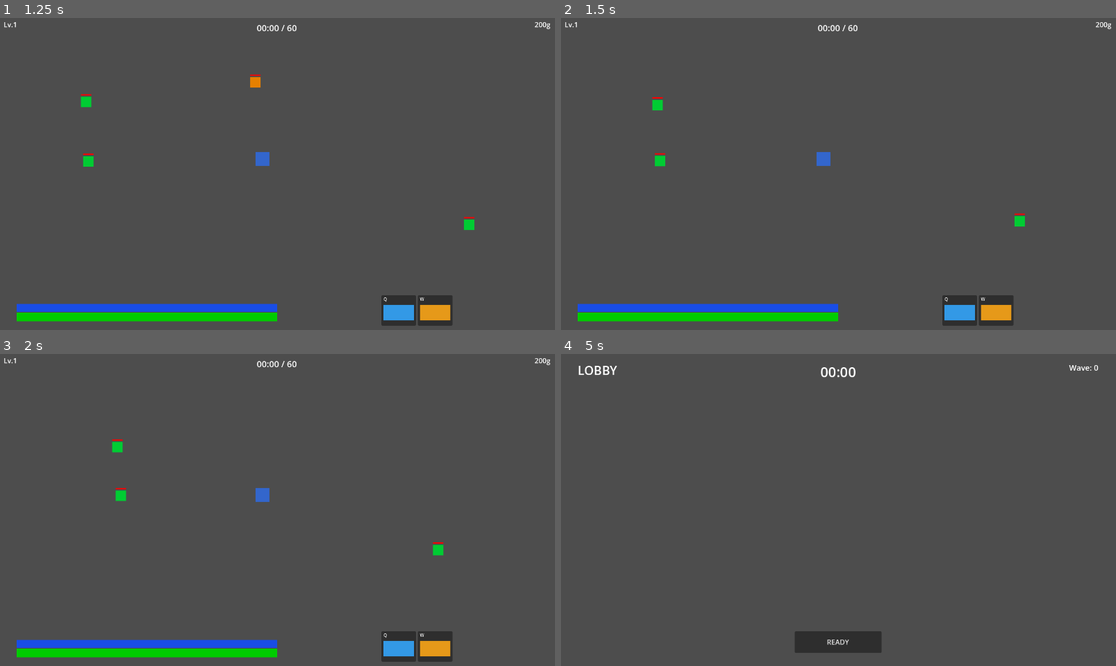
Above: before the commit, frames 1-4 (two rows, left to right).
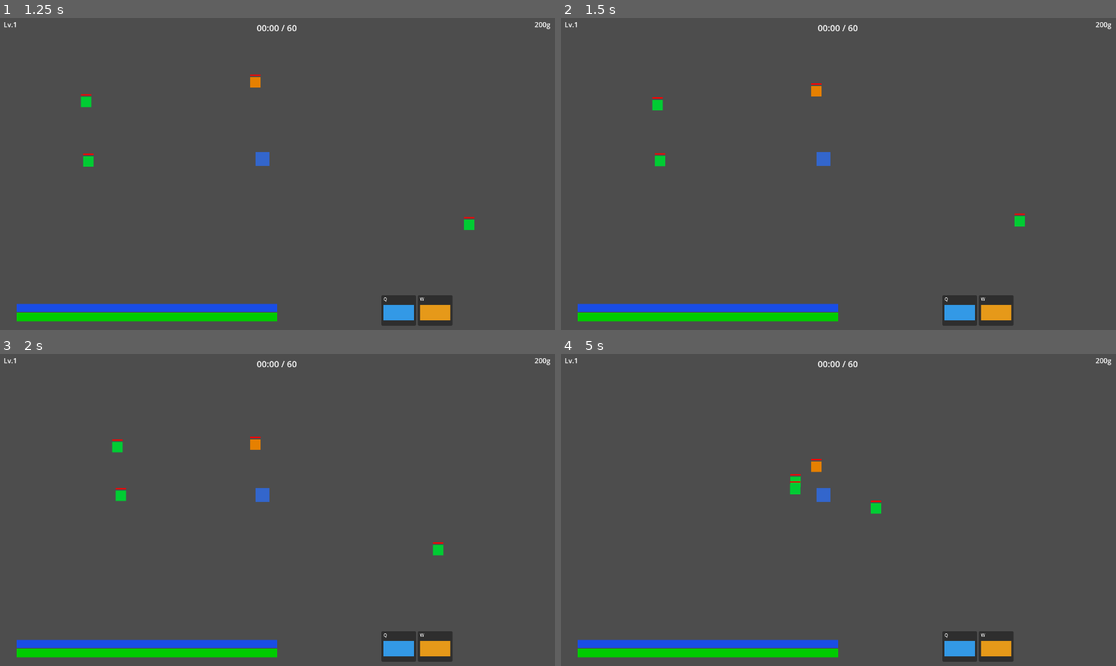
Above: after the commit, the same moments.

Repository: zhistokoepvpp-ctrl/hero-chaos
Game: Godot game, scene res://Scenes/Arena.tscn
Two runs of this game, one before a commit and one after it. Both use one fixed random seed, a clock stepped at 60 frames per second and the inputs below. This scene is started directly instead of the project's main scene.
Inputs (mouse positions are in pixels of both pictures, inside the frame that each line leads up to):
- Up to frame 1 (1.25 s): move the mouse to (399, 158) at 0.52 s; tap Q (ability_q) at 0.6 s; click (399, 158) at 0.67 s
- Up to frame 2 (1.5 s): drag from (727, 189) to (810, 236) at 1.27 s
- Up to frame 3 (2 s): no input
- Up to frame 4 (5 s): move the mouse to (894, 441) at 2.02 s; tap Q (ability_q) at 2.1, 3.6 s; click (894, 441) at 2.17 s; drag from (810, 572) to (672, 463) at 2.77 s; move the mouse to (1005, 556) at 3.52 s; click (1005, 556) at 3.67 s; drag from (672, 463) to (755, 432) at 4.27 s

Frame 1 is identical in both runs. In frame 2, less than 0.1% of the frame differs, in the area x 45-47%, y 20-26%; in frame 3, less than 0.1%; in frame 4, 5.3%, in the area x 0-100%, y 1-99%.
Error before the commit: Invalid access to property or key 'player_data' on a base object of type 'Nil'. (res://Scripts/UI/ArenaUI.gd:170)

Commit message:
fix: dota-style combat (pkm monster=attack), ready with 1 player, timer fix, crash guards, overtime scaling

Diff:
--- a/game/Scripts/Global/GameManager.gd
+++ b/game/Scripts/Global/GameManager.gd
@@ -62,8 +62,7 @@
 func on_player_ready(peer_id: int):
 	if peer_id not in _ready_players:
 		_ready_players.append(peer_id)
-	var count = get_active_player_count()
-	if _ready_players.size() >= count and count >= 2:
+	if _ready_players.size() >= get_active_player_count():
 		if phase == Constants.GamePhase.LOBBY:
 			start_wave_phase()
 
--- a/game/Scripts/UI/ArenaUI.gd
+++ b/game/Scripts/UI/ArenaUI.gd
@@ -21,6 +21,7 @@
 var _wave_manager: WaveManager = null
 var _move_target: Vector2 = Vector2.ZERO
 var _is_moving: bool = false
+var _attacking_target = null
 var _hero_speed: float = 300.0
 var _max_hp: float = 500.0
 var _current_hp: float = 500.0
@@ -29,7 +30,9 @@
 var _atk_cooldown: float = 0.0
 var _atk_range: float = 150.0
 var _atk_damage: int = 30
-var _monsters_in_range: Array = []
+var _poison_timer: float = 0.0
+var _poison_active: bool = false
+var _ending: bool = false
 
 func _ready():
 	GameManager.phase_changed.connect(_on_phase_changed)
@@ -69,12 +72,7 @@
 	_wave_manager.hero_data = GameManager.players.get(GameManager.local_player_id)
 	_wave_manager.monster_spawned.connect(_on_monster_spawned)
 	add_child(_wave_manager)
-
 	_wave_manager.spawn_wave(GameManager.current_wave)
-
-var _poison_timer: float = 0.0
-var _poison_active: bool = false
-var _wave_completing: bool = false
 
 func _on_monster_spawned(monster: MonsterBase):
 	monster.dealt_damage.connect(_on_monster_damage)
@@ -86,18 +84,20 @@
 	_poison_timer = 4.0
 
 func _on_monster_damage(amount: float):
-	if _current_hp <= 0:
+	if _current_hp <= 0 or _ending:
 		return
 	_current_hp -= amount
 	if _current_hp <= 0:
-			_current_hp = 0
-			_on_hero_death()
-			return
+		_current_hp = 0
+		_on_hero_death()
 
 func _on_hero_death():
+	if _ending:
+		return
+	_ending = true
 	var p = GameManager.players.get(GameManager.local_player_id)
 	if not p:
-		return
+		_ending = false; return
 
 	p.alive = false
 	hero_rect.modulate = Color(0.3, 0.3, 0.3, 0.5)
@@ -107,22 +107,41 @@
 	await respawn.timeout
 
 	if not is_inside_tree() or GameManager.phase != Constants.GamePhase.WAVE:
-		return
+		_ending = false; return
 
 	p.lives -= 1
 	if p.lives <= 0:
 		GameManager.check_game_over()
-		return
+		_ending = false; return
 
 	p.alive = true
 	_current_hp = _max_hp
 	hero_rect.modulate = Color.WHITE
 	hero_rect.position = Vector2(590, 310)
+	_ending = false
 	set_process(true)
 
 func _input(event):
-	if event is InputEventMouseButton and event.button_index == MOUSE_BUTTON_RIGHT and event.pressed:
-		_move_to_mouse()
+	if not (event is InputEventMouseButton and event.button_index == MOUSE_BUTTON_RIGHT and event.pressed):
+		return
+
+	var click_pos = event.position - arena_view.position
+	var hit_monster = _find_monster_at(click_pos)
+	if hit_monster:
+		_attacking_target = hit_monster
+		_is_moving = false
+		return
+
+	_attacking_target = null
+	_move_target = click_pos
+	_is_moving = true
+
+func _find_monster_at(pos: Vector2):
+	for m in _wave_manager.monsters:
+		if is_instance_valid(m) and m._alive:
+			if m.position.distance_to(pos) < 30:
+				return m
+	return null
 
 func _process(delta):
 	if Input.is_action_just_pressed("ability_q") and _hero:
@@ -144,75 +163,59 @@
 	_update_hud(delta)
 
 func _combat_tick(delta):
-	if _current_hp <= 0:
+	if _current_hp <= 0 or _ending:
 		return
 
 	_atk_cooldown -= delta
-	_monsters_in_range.clear()
-
-	var snapshot = _wave_manager.monsters.duplicate()
-	for m in snapshot:
-		if not is_instance_valid(m) or not m._alive:
-			continue
-		var dist = hero_rect.position.distance_to(m.position)
-		if dist <= _atk_range:
-			_monsters_in_range.append(m)
-
-	if _monsters_in_range.size() > 0 and _atk_cooldown <= 0:
-		var nearest = _monsters_in_range[0]
-		var min_dist = hero_rect.position.distance_to(nearest.position)
-		for m in _monsters_in_range:
-			var d = hero_rect.position.distance_to(m.position)
-			if d < min_dist:
-				min_dist = d
-				nearest = m
-		var killed = nearest.take_damage(_atk_damage)
-		_atk_cooldown = 1.0 / _hero.player_data.get_atk_speed()
-		if killed:
-			var p = GameManager.players[GameManager.local_player_id]
-			p.add_gold(nearest.gold_reward)
-			p.add_xp(nearest.xp_reward)
-			_max_hp = p.get_hp()
-			_max_mana = p.get_mana()
-
-	var alive_monsters = 0
-	for m in _wave_manager.monsters:
+
+	if _attacking_target and is_instance_valid(_attacking_target) and _attacking_target._alive:
+		var dist = hero_rect.position.distance_to(_attacking_target.position)
+		if dist > _atk_range:
+			var dir = (_attacking_target.position - hero_rect.position).normalized()
+			hero_rect.position += dir * _hero_speed * delta
+		elif _atk_cooldown <= 0:
+			_atk_cooldown = 1.0 / _hero.player_data.get_atk_speed()
+			if _attacking_target.take_damage(_atk_damage):
+				var p = GameManager.players[GameManager.local_player_id]
+				p.add_gold(_attacking_target.gold_reward)
+				p.add_xp(_attacking_target.xp_reward)
+				_max_hp = p.get_hp()
+				_max_mana = p.get_mana()
+				_attacking_target = null
+	else:
+		_attacking_target = null
+
+	var alive = 0
+	var snap = _wave_manager.monsters.duplicate()
+	for m in snap:
 		if is_instance_valid(m) and m._alive:
-			alive_monsters += 1
-	if alive_monsters == 0 and snapshot.size() > 0 and not _wave_completing:
-		_wave_completing = true
-		_on_wave_cleared(0, 0)
+			alive += 1
+	if alive == 0 and snap.size() > 0 and not _ending:
+		_ending = true
+		if is_inside_tree():
+			GameManager.on_wave_cleared(GameManager.local_player_id)
+			GameManager.start_lobby_phase()
+			get_tree().change_scene_to_file("res://Scenes/Lobby.tscn")
 
 	if GameManager._overtime_active:
+		var ot = GameManager._overtime_seconds
 		for m in _wave_manager.monsters:
 			if is_instance_valid(m) and m._alive:
-				var base_dmg = m.get_meta("base_dmg", m.damage)
-				var base_spd = m.get_meta("base_spd", m.speed)
-				m.set_meta("base_dmg", base_dmg)
-				m.set_meta("base_spd", base_spd)
-				var ot = GameManager._overtime_seconds
-				m.damage = base_dmg * (1.0 + ot * Constants.OVERTIME_DMG_PER_SEC)
-				m.speed = base_spd * (1.0 + ot * Constants.OVERTIME_SPD_PER_SEC)
+				var bd = m.get_meta("base_dmg", m.damage)
+				var bs = m.get_meta("base_spd", m.speed)
+				m.set_meta("base_dmg", bd)
+				m.set_meta("base_spd", bs)
+				m.damage = bd * (1.0 + ot * 0.02)
+				m.speed = bs * (1.0 + ot * 0.01)
 
 	if _poison_active:
 		_poison_timer -= delta
 		_current_hp -= 3.0 * delta
 		if _poison_timer <= 0:
 			_poison_active = false
-	if _current_hp <= 0:
-		_current_hp = 0
-		_on_hero_death()
-		return
-
-func _on_wave_cleared(_g: int, _x: int):
-	GameManager.on_wave_cleared(GameManager.local_player_id)
-	GameManager.start_lobby_phase()
-	get_tree().change_scene_to_file("res://Scenes/Lobby.tscn")
-
-func _move_to_mouse():
-	var mouse_pos = get_global_mouse_position()
-	_move_target = mouse_pos - arena_view.position
-	_is_moving = true
+		if _current_hp <= 0:
+			_current_hp = 0
+			_on_hero_death()
 
 func _update_hud(delta):
 	var p = GameManager.players.get(GameManager.local_player_id)
@@ -221,7 +224,7 @@
 
 	if GameManager._wave_timer > 0:
 		var t = int(GameManager._wave_timer)
-		timer_label.text = "%02d:%02d / 60" % [t / 60, t % 60]
+		timer_label.text = "%02d:%02d" % [t / 60, t % 60]
 		timer_label.modulate = Color.WHITE
 	elif GameManager._overtime_active:
 		var ot = GameManager._overtime_seconds
@@ -238,18 +241,13 @@
 
 	var hp_ratio = clamp(_current_hp / _max_hp, 0.0, 1.0)
 	var mana_ratio = clamp(_current_mana / _max_mana, 0.0, 1.0)
-
-	var hp_w = hp_bg.size.x * hp_ratio
-	var mana_w = mana_bg.size.x * mana_ratio
-	hp_bar.size.x = hp_w
-	mana_bar.size.x = mana_w
+	hp_bar.size.x = hp_bg.size.x * hp_ratio
+	mana_bar.size.x = mana_bg.size.x * mana_ratio
 
 	if _hero:
-		var qp = _hero.get_q_progress()
-		var wp = _hero.get_w_progress()
-		q_cooldown_bar.size.x = q_cooldown_bg.size.x * qp
-		w_cooldown_bar.size.x = w_cooldown_bg.size.x * wp
+		q_cooldown_bar.size.x = q_cooldown_bg.size.x * _hero.get_q_progress()
+		w_cooldown_bar.size.x = w_cooldown_bg.size.x * _hero.get_w_progress()
 
 func _on_phase_changed(new_phase: int):
-	if new_phase == Constants.GamePhase.LOBBY:
+	if new_phase == Constants.GamePhase.LOBBY and is_inside_tree():
 		get_tree().change_scene_to_file("res://Scenes/Lobby.tscn")
